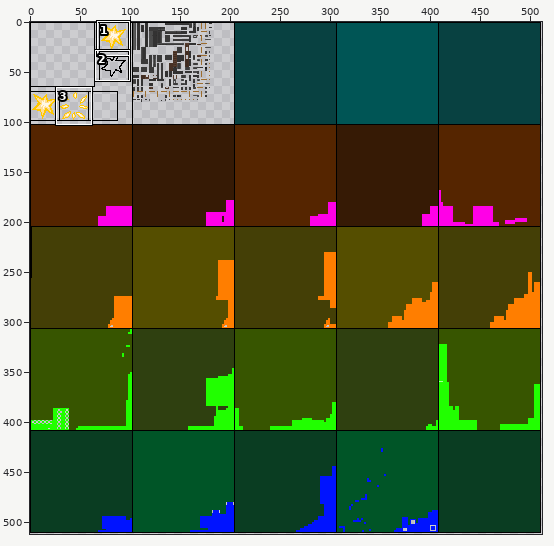
Two states of a sprite sheet, src/main/resources/assets/nukacraft/textures/guns/classic10mm/classic10mm.png. The picture above shows the old version from afar; the outline marks the close-up.
Close-up. Earlier state:
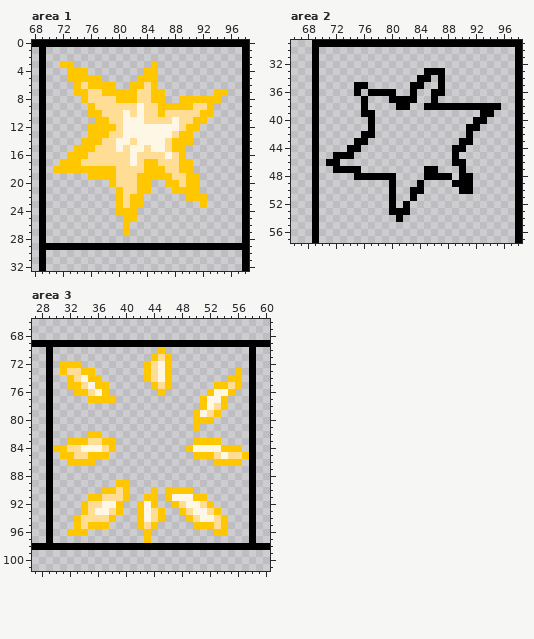
The file is 512x512 pixels. Colours within 5 levels of each other are drawn and written as one. Shown: area 1: x 68..98, y 0..32; area 2: x 66..98, y 29..57; area 3: x 27..60, y 66..101. The commit also changed other parts of the picture, which this record leaves out.
Once edited:
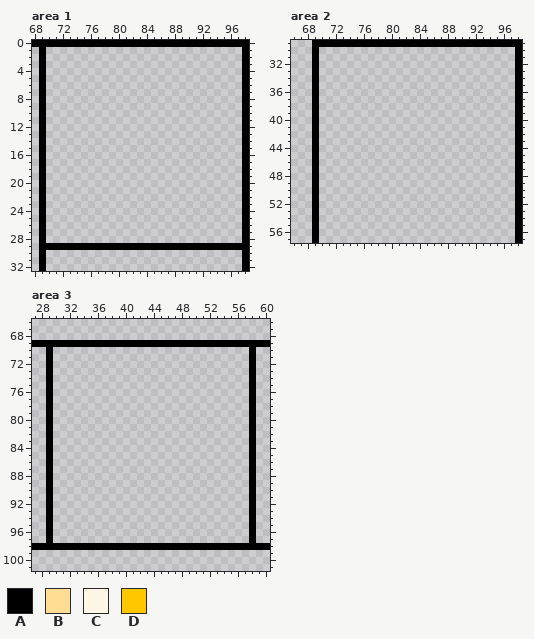
Palette (. is transparent): A #000000  B #ffdd95  C #fff7e6  D #ffc700
Difference:
Changed rows in their new state; - is an unchanged pixel.
Area 1:
first column x 71:
 3 -..-----------.----------
 4 --...--------..----------
 5 --.....-----...----------
 6 ---......--....----------
 7 ---.............-------..
 8 ----............--......-
 9 -----..................--
10 -----..................--
11 ------................---
12 -----................----
13 -----...............-----
14 ----................-----
15 ---................------
16 --.................------
17 -...................-----
18 ....................-----
19 -----................----
20 --------......--.....----
21 ---------.....---....----
22 ---------....------...---
23 ---------....--------.---
24 ---------...-------------
25 ----------..-------------
26 ----------.--------------
27 ----------.--------------
Area 2:
first column x 71:
33 --------------...--------
34 -------------..-.--------
35 ----..------..--.--------
36 ----.-....--.--..--------
37 -----.---....--.---------
38 -----.----..--...........
39 -----..---------------..-
40 ------.--------------..--
41 ------.-------------..---
42 -----..-------------.----
43 ----..-------------..----
44 ---..-------------..-----
45 -...--------------.------
46 ..----------------..-----
47 -....---------..---.-----
48 ----......----....-..----
49 ---------.---.----...----
50 ---------.--..-----..----
51 ---------.--.------------
52 ---------.-.-------------
53 ---------...-------------
54 ----------.--------------
Area 3:
first column x 30:
 70 ---------------.------------
 71 --------------...-----------
 72 -...---------....-----------
 73 -.....-------....---------.-
 74 --.....------....--------..-
 75 --......------...------....-
 76 ---.....-------.------....--
 77 -----....------------....---
 78 ---------------------....---
 79 --------------------....----
 80 --------------------...-----
 81 --------------------.-------
 82 -----..---------------------
 83 --.......-----------....----
 84 .........----------........-
 85 -.......------------........
 86 --....-----------------....-
 89 ---------..-----------------
 90 -------....---.-....--------
 91 -----......--..-......------
 92 ----......--...--......-----
 93 ----......--....--......----
 94 ---......---....---......---
 95 ---.....----...-----.....---
 96 --...--------.---------..---
 97 -------------.--------------
Changed places in both close-ups, as pixel boxes (x1, y1, x2, y2):
erased: (53, 61, 228, 236)
erased: (326, 68, 501, 222)
erased: (53, 347, 249, 543)
